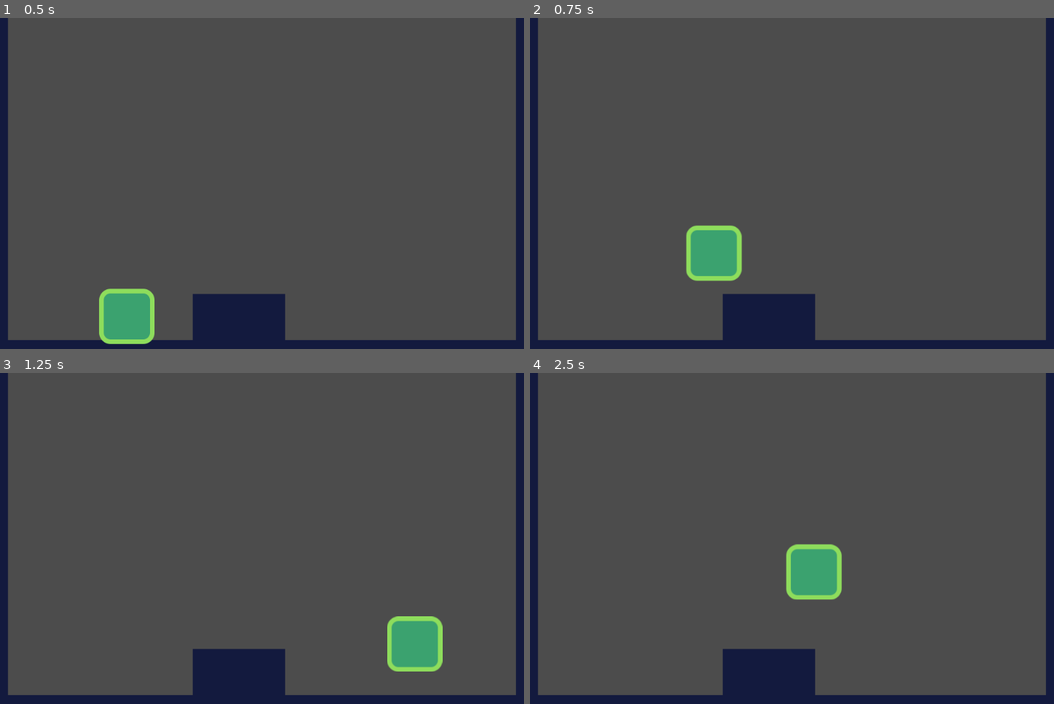
Above: before the commit, frames 1-4 (two rows, left to right).
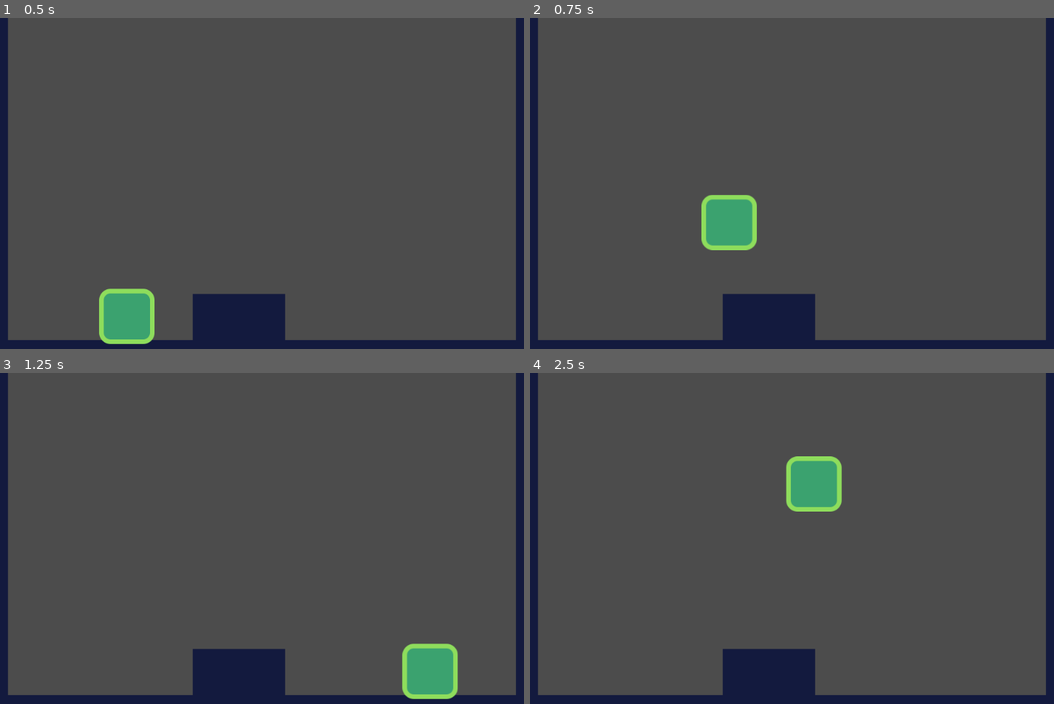
Above: after the commit, the same moments.

Repository: BSESP/BSESP.github.io
Game: Godot game, scene res://src/Levels/LevelTemplate.tscn
Same seed, same stepped clock (60 frames per second), same inputs: the game is played once before the commit and once after it.
Inputs:
- Up to frame 1 (0.5 s): no input
- Up to frame 2 (0.75 s): hold D (move_right) from 0.53 s (still down); tap W (jump) at 0.6 s
- Up to frame 3 (1.25 s): keep holding D (move_right); tap W (jump) at 0.77, 1.07 s
- Up to frame 4 (2.5 s): tap W (jump) at 1.35, 1.52, 1.82, 2.1 s; release D (move_right) at 2.03 s; hold A (move_left) from 2.03 s (still down)

Frame 1 is identical in both runs. In frame 2, 2.6% of the frame differs, in the area x 29-44%, y 53-80%; in frame 3, 2.5%; in frame 4, 3.5%, in the area x 48-60%, y 25-69%.

Commit message:
updates to jump and varibels

Diff:
--- a/godot-games/src/2D_platformer/src/Actors/Actor.gd
+++ b/godot-games/src/2D_platformer/src/Actors/Actor.gd
@@ -6,4 +6,4 @@
 export var speed: = Vector2(300.0, 1000.0)
 export var gravity: = 3000.0
 
-var velocity: = Vector2.ZERO
+var _velocity: = Vector2.ZERO
--- a/godot-games/src/2D_platformer/src/Actors/Player.gd
+++ b/godot-games/src/2D_platformer/src/Actors/Player.gd
@@ -2,9 +2,10 @@
 
 
 func _physics_process(delta: float) -> void:
+	var is_jump_interrupted: = Input.is_action_just_pressed("jump") and _velocity.y < 0.0
 	var direction: = get_direction()
-	velocity = calculate_move_velocity(velocity, direction, speed)
-	velocity = move_and_slide(velocity, FLOOR_NORMAL)
+	_velocity = calculate_move_velocity(_velocity, direction, speed, is_jump_interrupted)
+	_velocity = move_and_slide(_velocity, FLOOR_NORMAL)
 
 
 func get_direction() -> Vector2:
@@ -17,11 +18,14 @@
 func calculate_move_velocity(
 		linear_velocity:Vector2,
 		direction: Vector2,
-		speed: Vector2
+		speed: Vector2,
+		is_jump_interrupted: bool
 	) -> Vector2:
-	var new_velocity = linear_velocity
-	new_velocity.x = speed.x * direction.x
-	new_velocity.y += gravity * get_physics_process_delta_time()
+	var out = linear_velocity
+	out.x = speed.x * direction.x
+	out.y += gravity * get_physics_process_delta_time()
 	if direction.y == -1.0:
-		new_velocity.y = speed.y * direction.y
-	return new_velocity
+		out.y = speed.y * direction.y
+	if is_jump_interrupted:
+		out.y = 0.0
+	return out
--- a/godot-games/src/2D_platformer/src/Actors/Player.tscn
+++ b/godot-games/src/2D_platformer/src/Actors/Player.tscn
@@ -9,7 +9,7 @@
 [node name="Player" type="KinematicBody2D"]
 collision_mask = 8
 script = ExtResource( 2 )
-speed = Vector2( 800, 1000 )
+speed = Vector2( 800, 1400 )
 
 [node name="Player" type="Sprite" parent="."]
 position = Vector2( 0, -48 )
